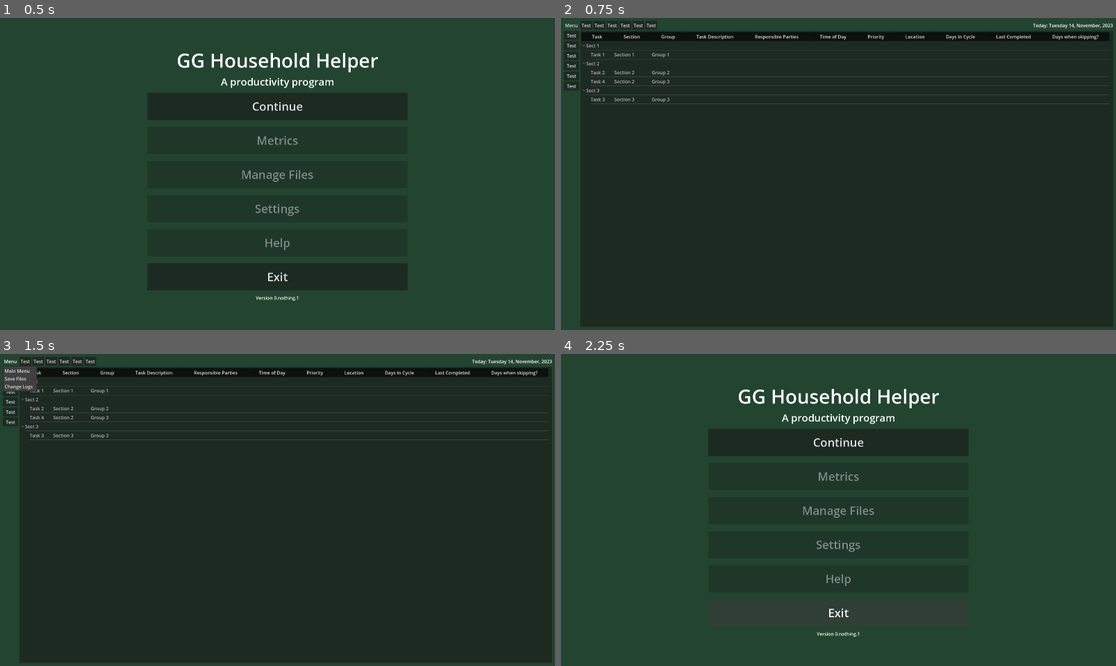
Above: before the commit, frames 1-4 (two rows, left to right).
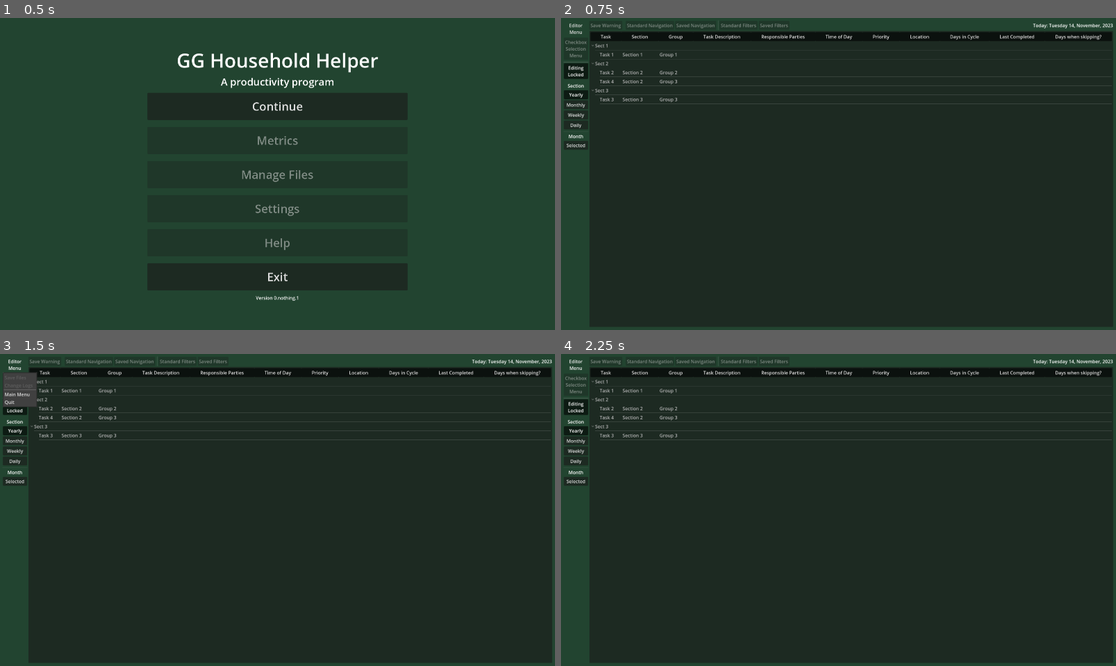
Above: after the commit, the same moments.

Repository: Phoenix-Greenleaf/GG-Household-Helper
Game: Godot game, scene res://scenes/screens/main_menu.tscn
Same seed, same stepped clock (60 frames per second), same inputs: the game is played once before the commit and once after it.
Inputs (mouse positions are in pixels of both pictures, inside the frame that each line leads up to):
- Up to frame 1 (0.5 s): no input
- Up to frame 2 (0.75 s): click "Continue" at 0.5 s
- Up to frame 3 (1.5 s): click "Menu" (after the commit: "Editor Menu") at 1.25 s
- Up to frame 4 (2.25 s): click (572, 372) at 2 s, where only the run before the commit has a clickable "Test"

Frame 1 is identical in both runs. In frame 2, 3.2% of the frame differs, in the area x 0-100%, y 1-99%; in frame 3, 3.3%; in frame 4, 65%.

Commit message:
Editor sections prototypes
The sidebar UI is starting to look real. Discovered button groups with toggle buttons.

Diff:
--- /dev/null
+++ b/scenes/screens/daily_editor.tscn
@@ -0,0 +1,14 @@
+[gd_scene load_steps=2 format=3 uid="uid://3nehkk53qw08"]
+
+[ext_resource type="PackedScene" uid="uid://dcunatisg8ibr" path="res://scenes/screens/editor.tscn" id="1_n8i17"]
+
+[node name="DailyEditor" type="Control"]
+layout_mode = 3
+anchors_preset = 15
+anchor_right = 1.0
+anchor_bottom = 1.0
+grow_horizontal = 2
+grow_vertical = 2
+
+[node name="Editor" parent="." instance=ExtResource("1_n8i17")]
+layout_mode = 1
--- a/scenes/screens/editor.tscn
+++ b/scenes/screens/editor.tscn
@@ -1,7 +1,8 @@
-[gd_scene load_steps=3 format=3 uid="uid://dcunatisg8ibr"]
+[gd_scene load_steps=4 format=3 uid="uid://dcunatisg8ibr"]
 
 [ext_resource type="Script" path="res://scripts/screens/editor.gd" id="1_4kg36"]
 [ext_resource type="Script" path="res://data/screens/table_tree.gd" id="2_445hx"]
+[ext_resource type="ButtonGroup" uid="uid://tci5j17kmt8l" path="res://scenes/screens/section_button_group.tres" id="2_rjskt"]
 
 [node name="Editor" type="Control"]
 layout_mode = 3
@@ -41,38 +42,84 @@
 
 [node name="MenuButton" type="MenuButton" parent="MainMargin/MainHBox/SideMenuVBox"]
 layout_mode = 2
-text = "Menu"
-item_count = 3
-popup/item_0/text = "Main Menu"
-popup/item_0/id = 0
-popup/item_1/text = "Save Files"
-popup/item_1/id = 1
-popup/item_2/text = "Change Logs"
-popup/item_2/id = 2
+text = "Editor
+Menu"
+item_count = 5
+popup/item_0/text = "Save Files"
+popup/item_0/id = 1
+popup/item_0/disabled = true
+popup/item_1/text = "Change Logs"
+popup/item_1/id = 2
+popup/item_1/disabled = true
+popup/item_2/text = ""
+popup/item_2/id = 4
+popup/item_2/separator = true
+popup/item_3/text = "Main Menu"
+popup/item_3/id = 0
+popup/item_4/text = "Quit"
+popup/item_4/id = 3
 
-[node name="Button" type="Button" parent="MainMargin/MainHBox/SideMenuVBox"]
+[node name="CheckboxSelectionButton" type="Button" parent="MainMargin/MainHBox/SideMenuVBox"]
 layout_mode = 2
-text = "Test"
+disabled = true
+text = "Checkbox
+Selection
+Menu"
 
-[node name="Button2" type="Button" parent="MainMargin/MainHBox/SideMenuVBox"]
+[node name="HSeparator" type="HSeparator" parent="MainMargin/MainHBox/SideMenuVBox"]
 layout_mode = 2
-text = "Test"
 
-[node name="Button3" type="Button" parent="MainMargin/MainHBox/SideMenuVBox"]
+[node name="EditingLockButton" type="Button" parent="MainMargin/MainHBox/SideMenuVBox"]
 layout_mode = 2
-text = "Test"
+toggle_mode = true
+button_pressed = true
+text = "Editing
+Locked"
 
-[node name="Button4" type="Button" parent="MainMargin/MainHBox/SideMenuVBox"]
+[node name="HSeparator2" type="HSeparator" parent="MainMargin/MainHBox/SideMenuVBox"]
 layout_mode = 2
-text = "Test"
 
-[node name="Button5" type="Button" parent="MainMargin/MainHBox/SideMenuVBox"]
+[node name="SectionSelectionLabel" type="Label" parent="MainMargin/MainHBox/SideMenuVBox"]
 layout_mode = 2
-text = "Test"
+text = "Section"
+horizontal_alignment = 1
 
-[node name="Button6" type="Button" parent="MainMargin/MainHBox/SideMenuVBox"]
+[node name="YearlyButton" type="Button" parent="MainMargin/MainHBox/SideMenuVBox"]
 layout_mode = 2
-text = "Test"
+toggle_mode = true
+button_pressed = true
+button_group = ExtResource("2_rjskt")
+text = "Yearly"
+
+[node name="MonthlyButton" type="Button" parent="MainMargin/MainHBox/SideMenuVBox"]
+layout_mode = 2
+toggle_mode = true
+button_group = ExtResource("2_rjskt")
+text = "Monthly"
+
+[node name="WeeklyButton" type="Button" parent="MainMargin/MainHBox/SideMenuVBox"]
+layout_mode = 2
+toggle_mode = true
+button_group = ExtResource("2_rjskt")
+text = "Weekly"
+
+[node name="DailyButton" type="Button" parent="MainMargin/MainHBox/SideMenuVBox"]
+layout_mode = 2
+toggle_mode = true
+button_group = ExtResource("2_rjskt")
+text = "Daily"
+
+[node name="HSeparator3" type="HSeparator" parent="MainMargin/MainHBox/SideMenuVBox"]
+layout_mode = 2
+
+[node name="MonthSelectionLabel" type="Label" parent="MainMargin/MainHBox/SideMenuVBox"]
+layout_mode = 2
+text = "Month"
+horizontal_alignment = 1
+
+[node name="MonthSelectionButton" type="Button" parent="MainMargin/MainHBox/SideMenuVBox"]
+layout_mode = 2
+text = "Selected"
 
 [node name="NonSideVBox" type="VBoxContainer" parent="MainMargin/MainHBox"]
 layout_mode = 2
@@ -83,29 +130,36 @@
 size_flags_horizontal = 3
 size_flags_vertical = 0
 
-[node name="Button" type="Button" parent="MainMargin/MainHBox/NonSideVBox/TopMenuHBox"]
+[node name="SaveWarningButton" type="Button" parent="MainMargin/MainHBox/NonSideVBox/TopMenuHBox"]
 layout_mode = 2
-text = "Test"
+disabled = true
+text = "Save Warning"
 
-[node name="Button2" type="Button" parent="MainMargin/MainHBox/NonSideVBox/TopMenuHBox"]
+[node name="VSeparator" type="VSeparator" parent="MainMargin/MainHBox/NonSideVBox/TopMenuHBox"]
 layout_mode = 2
-text = "Test"
 
-[node name="Button3" type="Button" parent="MainMargin/MainHBox/NonSideVBox/TopMenuHBox"]
+[node name="StandardNavigation" type="Button" parent="MainMargin/MainHBox/NonSideVBox/TopMenuHBox"]
 layout_mode = 2
-text = "Test"
+disabled = true
+text = "Standard Navigation"
 
-[node name="Button4" type="Button" parent="MainMargin/MainHBox/NonSideVBox/TopMenuHBox"]
+[node name="SavedNavigation" type="Button" parent="MainMargin/MainHBox/NonSideVBox/TopMenuHBox"]
 layout_mode = 2
-text = "Test"
+disabled = true
+text = "Saved Navigation"
 
-[node name="Button5" type="Button" parent="MainMargin/MainHBox/NonSideVBox/TopMenuHBox"]
+[node name="VSeparator2" type="VSeparator" parent="MainMargin/MainHBox/NonSideVBox/TopMenuHBox"]
 layout_mode = 2
-text = "Test"
 
-[node name="Button6" type="Button" parent="MainMargin/MainHBox/NonSideVBox/TopMenuHBox"]
+[node name="StandardFilters" type="Button" parent="MainMargin/MainHBox/NonSideVBox/TopMenuHBox"]
 layout_mode = 2
-text = "Test"
+disabled = true
+text = "Standard Filters"
+
+[node name="SavedFilters" type="Button" parent="MainMargin/MainHBox/NonSideVBox/TopMenuHBox"]
+layout_mode = 2
+disabled = true
+text = "Saved Filters"
 
 [node name="CurrentDateLabel" type="Label" parent="MainMargin/MainHBox/NonSideVBox/TopMenuHBox"]
 layout_mode = 2
--- /dev/null
+++ b/scenes/screens/monthly_editor.tscn
@@ -0,0 +1,14 @@
+[gd_scene load_steps=2 format=3 uid="uid://cmylh1vls3ekq"]
+
+[ext_resource type="PackedScene" uid="uid://dcunatisg8ibr" path="res://scenes/screens/editor.tscn" id="1_u2tms"]
+
+[node name="MonthlyEditor" type="Control"]
+layout_mode = 3
+anchors_preset = 15
+anchor_right = 1.0
+anchor_bottom = 1.0
+grow_horizontal = 2
+grow_vertical = 2
+
+[node name="Editor" parent="." instance=ExtResource("1_u2tms")]
+layout_mode = 1
--- /dev/null
+++ b/scenes/screens/section_button_group.tres
@@ -0,0 +1,3 @@
+[gd_resource type="ButtonGroup" format=3 uid="uid://tci5j17kmt8l"]
+
+[resource]
--- /dev/null
+++ b/scenes/screens/weekly_editor.tscn
@@ -0,0 +1,14 @@
+[gd_scene load_steps=2 format=3 uid="uid://by8miy2fesnjm"]
+
+[ext_resource type="PackedScene" uid="uid://dcunatisg8ibr" path="res://scenes/screens/editor.tscn" id="1_78tc3"]
+
+[node name="WeeklyEditor" type="Control"]
+layout_mode = 3
+anchors_preset = 15
+anchor_right = 1.0
+anchor_bottom = 1.0
+grow_horizontal = 2
+grow_vertical = 2
+
+[node name="Editor" parent="." instance=ExtResource("1_78tc3")]
+layout_mode = 1
--- a/scripts/screens/editor.gd
+++ b/scripts/screens/editor.gd
@@ -2,7 +2,7 @@
 
 @onready var menu_button:= $MainMargin/MainHBox/SideMenuVBox/MenuButton as MenuButton
 @onready var current_date_label:= $MainMargin/MainHBox/NonSideVBox/TopMenuHBox/CurrentDateLabel as Label
-
+@onready var current_section_button = 	$MainMargin/MainHBox/SideMenuVBox/YearlyButton
 
 var Weekday : Array = ["Sunday", "Monday", "Tuesday", "Wednesday", "Thursday", "Friday", "Saturday"]
 var Month : Array = ["Month Index", "January", "February", "March", "April", "May", "June", "July",
@@ -10,9 +10,13 @@
 
 
 func _ready() -> void:
-	var popup:= menu_button.get_popup()
-	popup.connect("id_pressed", menu_button_actions)
+	connect_menu_button_popup()
+	set_current_date_label()
+	print_ready()
 
+
+
+func set_current_date_label():
 	var current_date: Dictionary = Time.get_date_dict_from_system()
 	var current_weekday: String =  Weekday[current_date["weekday"]] + " "
 	var current_day: String = str(current_date["day"]) + ", "
@@ -21,7 +25,12 @@
 	var current_label:= "Today: " + current_weekday + current_day + current_month + current_year
 	current_date_label.set_text(current_label)
 
+func connect_menu_button_popup():
+	var popup:= menu_button.get_popup()
+	popup.connect("id_pressed", menu_button_actions)
 
+func print_ready():
+	print("Yearly Editor Scene Ready!")
 
 func menu_button_actions(id: int):
 	match id:
@@ -31,6 +40,8 @@
 			print("Save File Pressed")
 		2:
 			print("Change Logs Pressed")
+		3:
+			get_tree().quit()
 
 
 
